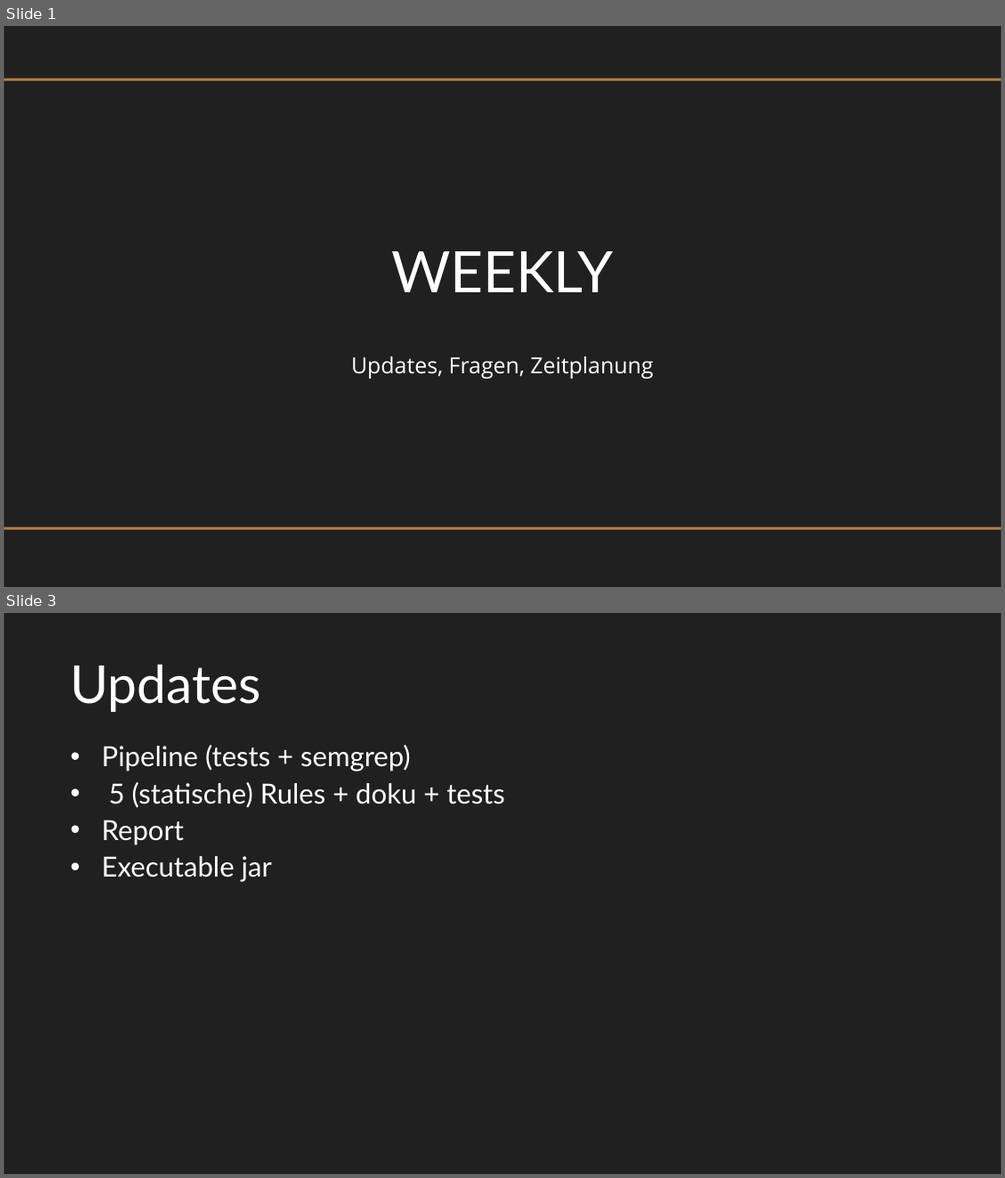
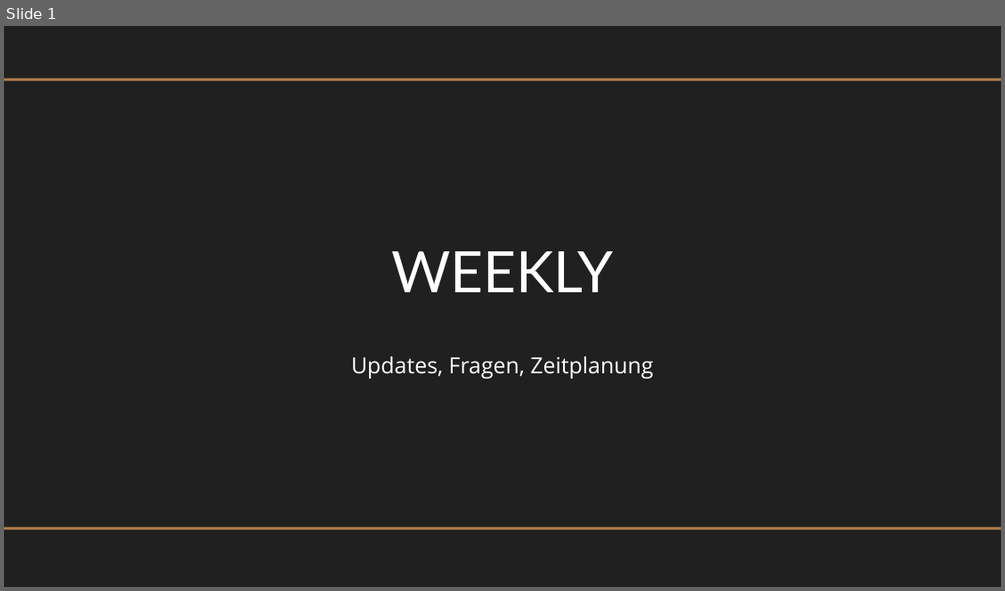
Before and after one commit to restful-ma/rest-ruler, a slide deck: docs/Weekly/08-17-22-Weekly.pptx. Shown one above the other, each under a label of ours: slides 1 and 3 before the commit, slide 1 after it; the slides between them are not shown. The pictures are 1005x1178 and 1005x591 pixels, drawn with LibreOffice and Linux fonts; fonts in the diff are those of the drawing. Boxes give left, top, right and bottom in pixels: in the first picture for what was removed or moved away, otherwise in the second. Text is boxed around its words. In the diff, an @@ line names an element or a change of style, - is before the commit and + after.

```diff
--- a/docs/Weekly/08-17-22-Weekly.pptx
+++ b/docs/Weekly/08-17-22-Weekly.pptx
@@ slide 3 removed at box(4, 613, 1001, 1174), background #202020 @@
@@ text removed at box(71, 664, 261, 712) @@
-Updates
@@ text removed at box(102, 745, 505, 882) @@
-• Pipeline (tests + semgrep)
-• 5 (statische) Rules + doku + tests
-• Report
-• Executable jar
```
Also in this commit, not shown: 4 slides added, 3 other slides removed, 3 other files.
